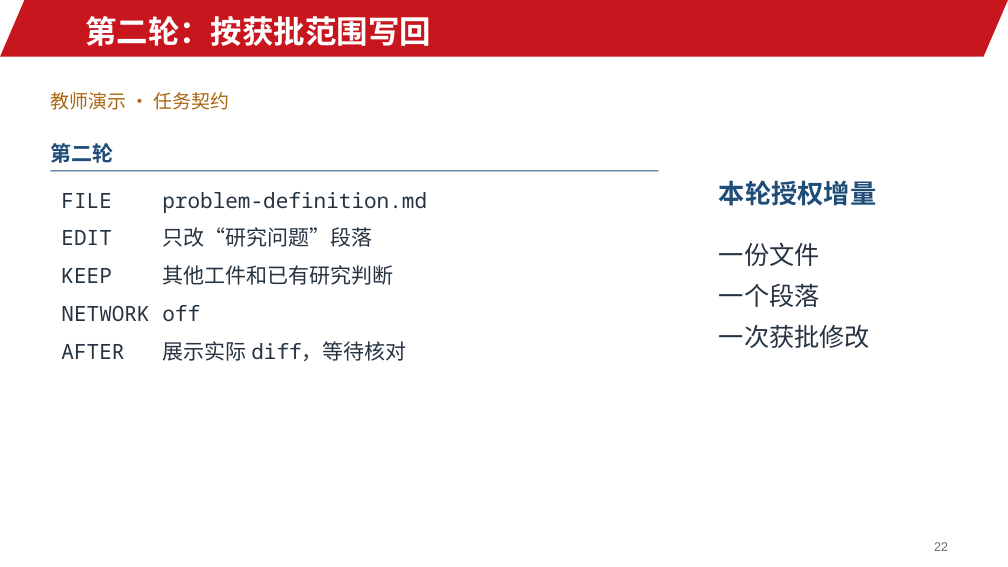
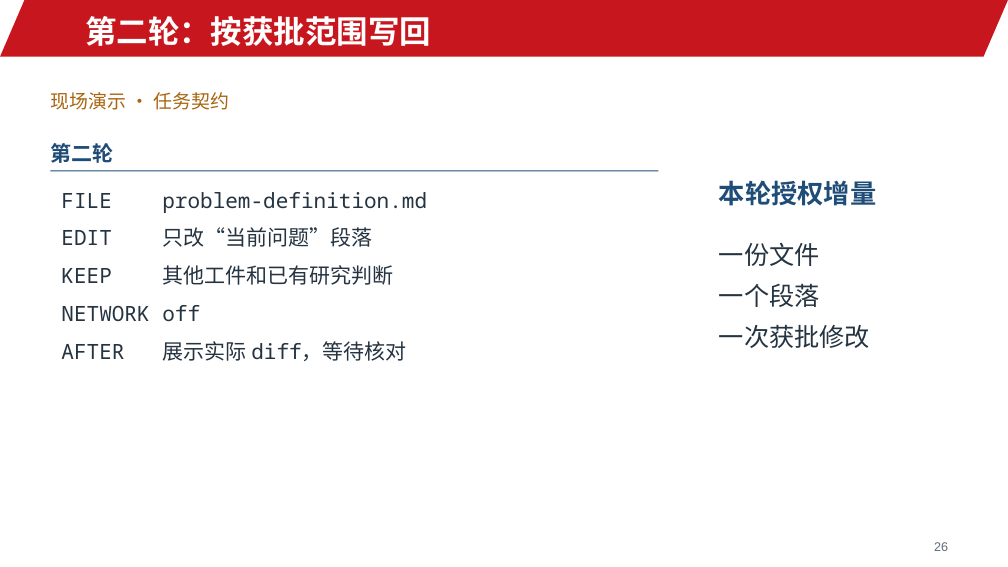
Before and after one commit to jinyh/ai4research, a slide deck: slide 26 of lessons/lesson-01/slides.pptx (slide 22 before the commit). Drawn at 1008x567 pixels with LibreOffice and Linux fonts; fonts in the diff are those of the drawing; background and template pictures are left out. Boxes give left, top, right and bottom in pixels: in the first picture for what was removed or moved away, otherwise in the second. Text is boxed around its words. In the diff, an @@ line names an element or a change of style, - is before the commit and + after.

```diff
--- a/lessons/lesson-01/slides.pptx
+++ b/lessons/lesson-01/slides.pptx
@@ text at (50,92,229,110): text changed @@
-教师演示 · 任务契约
+现场演示 · 任务契约
@@ text at (61,227,372,247): text changed @@
-EDIT 只改“研究问题”段落
+EDIT 只改“当前问题”段落
@@ text at (934,542,948,551): text changed @@
-22
+26
```
Also in this commit, not shown: 26 other slides changed, 7 slides added, 3 slides removed, 19 other files.
